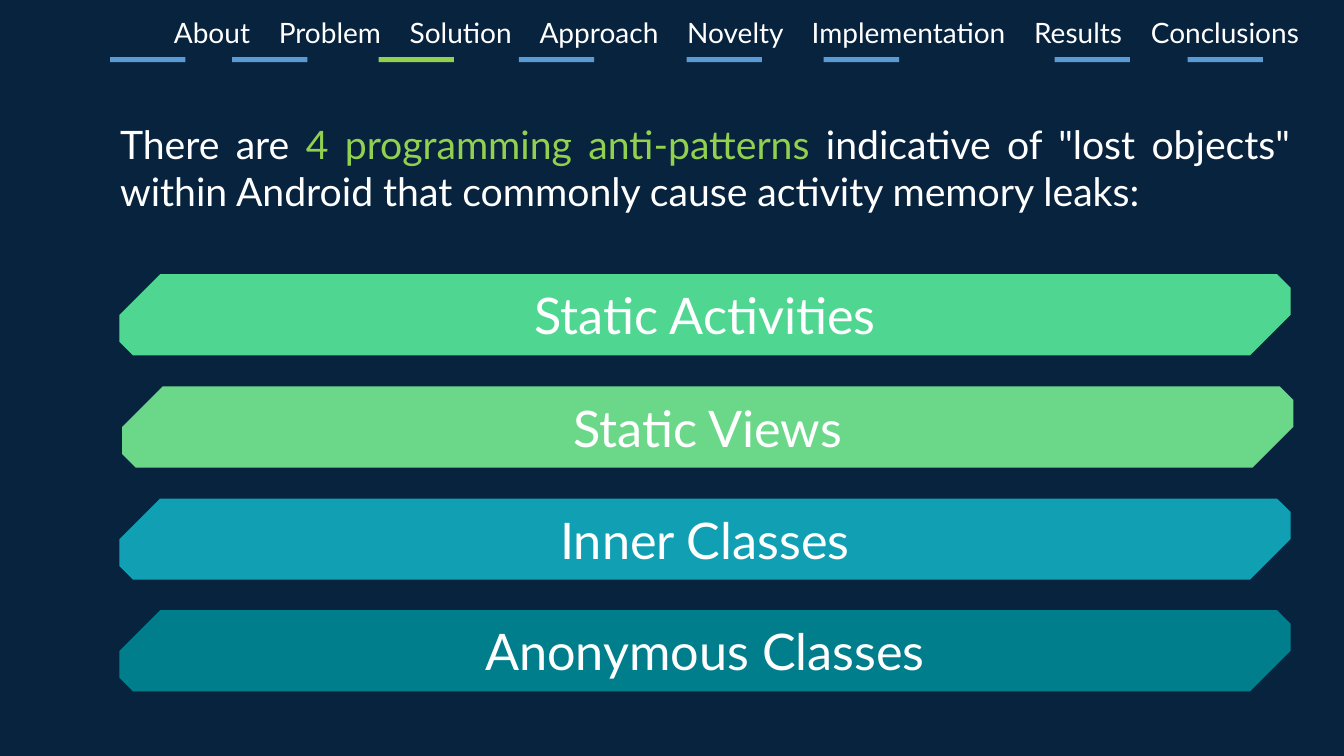
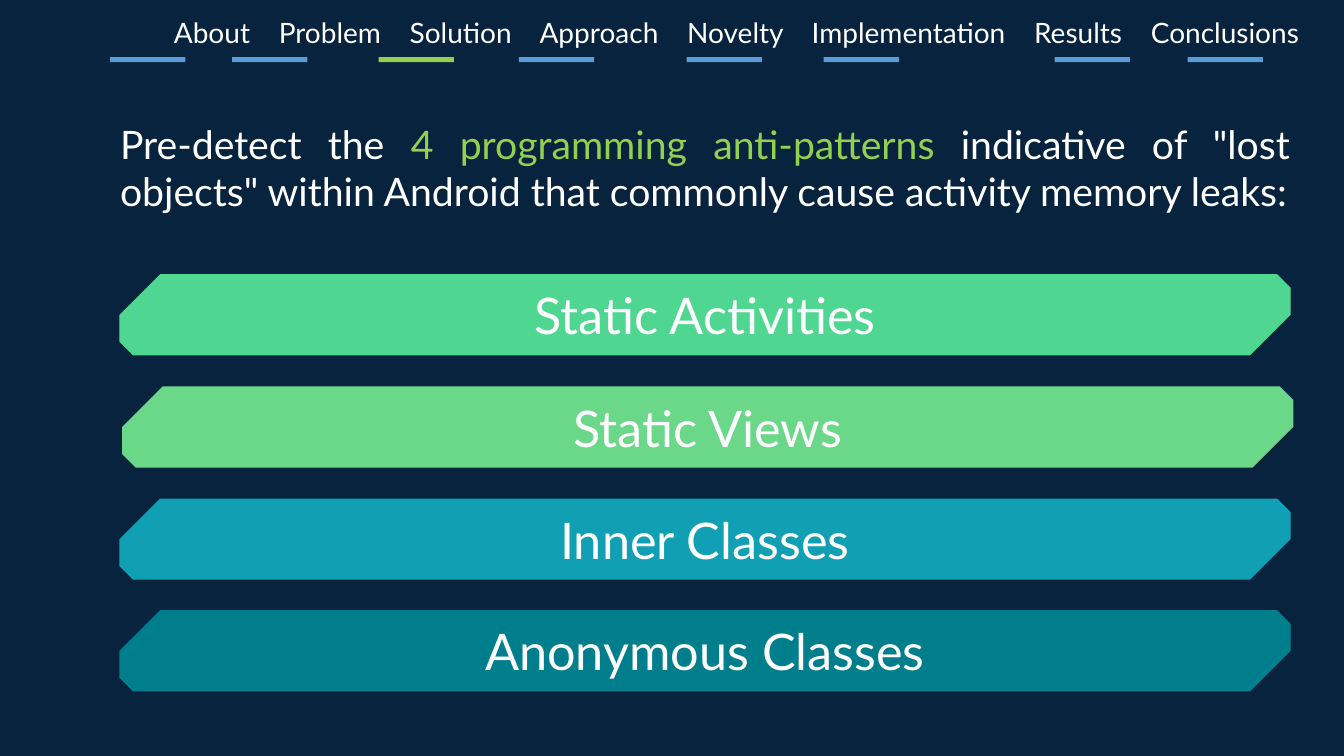
Before and after one commit to jsachs/infer, a slide deck: slide 4 of infeRS/InfeRS.pptx. Drawn at 1344x756 pixels with LibreOffice and Linux fonts; fonts in the diff are those of the drawing. Boxes give left, top, right and bottom in pixels: in the first picture for what was removed or moved away, otherwise in the second. Text is boxed around its words. In the diff, an @@ line names an element or a change of style, - is before the commit and + after.

```diff
--- a/infeRS/InfeRS.pptx
+++ b/infeRS/InfeRS.pptx
@@ text at box(120, 130, 1290, 213): text changed @@
-There are 4 programming anti-patterns indicative of "lost objects" within Android that commonly cause activity memory leaks:
+Pre-detect the 4 programming anti-patterns indicative of "lost objects" within Android that commonly cause activity memory leaks:
```
Also in this commit, not shown: 5 other slides changed, 4 slides added, 1 other file.
